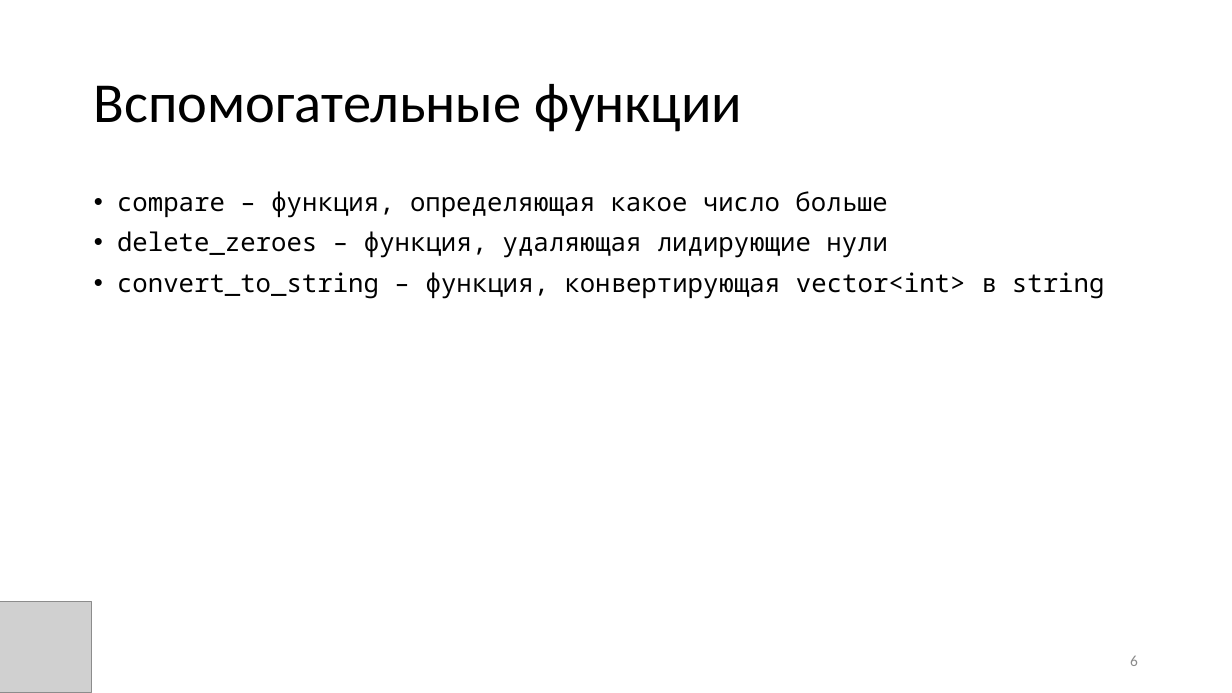
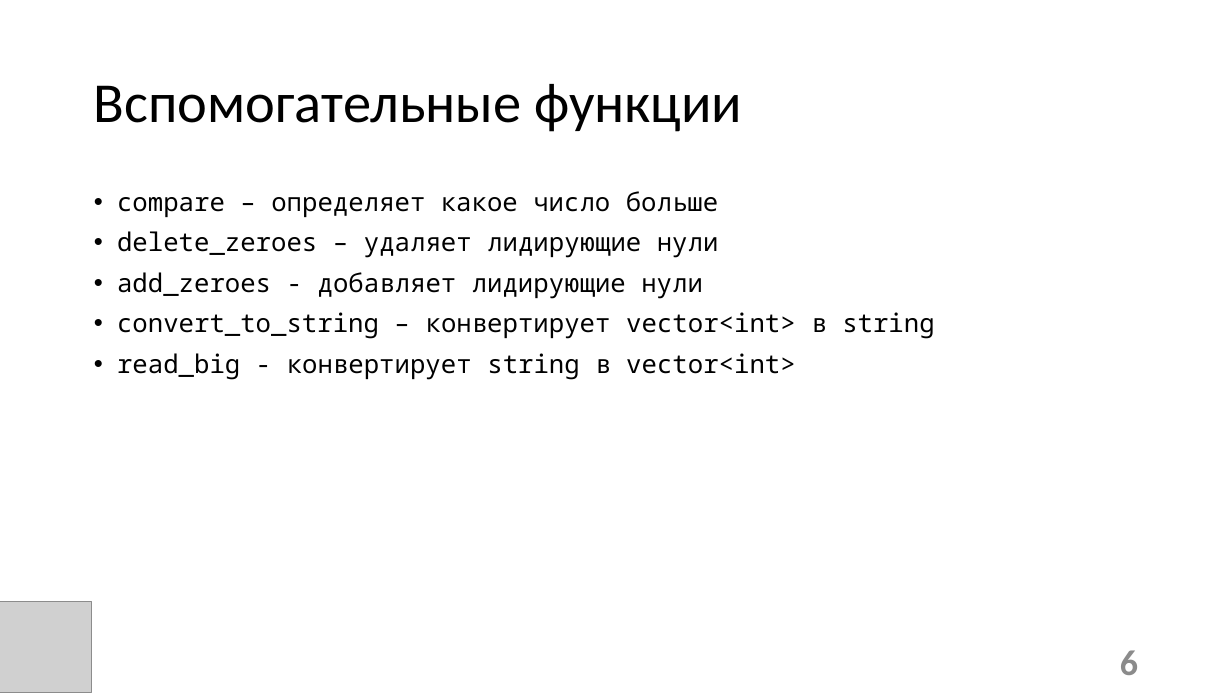
Before and after one commit to candyliving/fefu_long_arithmetic, a slide deck: slide 6 of Эффективная длинная арифметика.pptx. Drawn at 1232x693 pixels with LibreOffice and Linux fonts; fonts in the diff are those of the drawing; grey boxes stand for pictures. Boxes give left, top, right and bottom in pixels: in the first picture for what was removed or moved away, otherwise in the second. Text is boxed around its words. In the diff, an @@ line names an element or a change of style, - is before the commit and + after.

```diff
--- a/Эффективная длинная арифметика.pptx
+++ b/Эффективная длинная арифметика.pptx
@@ text at [117, 191, 934, 380]: text changed @@
-• compare – функция, определяющая какое число больше
-• delete_zeroes – функция, удаляющая лидирующие нули
-• convert_to_string – функция, конвертирующая vector<int> в string
+• compare – определяет какое число больше
+• delete_zeroes – удаляет лидирующие нули
+• add_zeroes - добавляет лидирующие нули
+• convert_to_string – конвертирует vector<int> в string
+• read_big - конвертирует string в vector<int>
@@ page number at [1120, 650, 1138, 675]: size 12 to 28 pt, bold on @@
```
Also in this commit, not shown: 10 other slides changed, 8 slides added, 1 other file.
